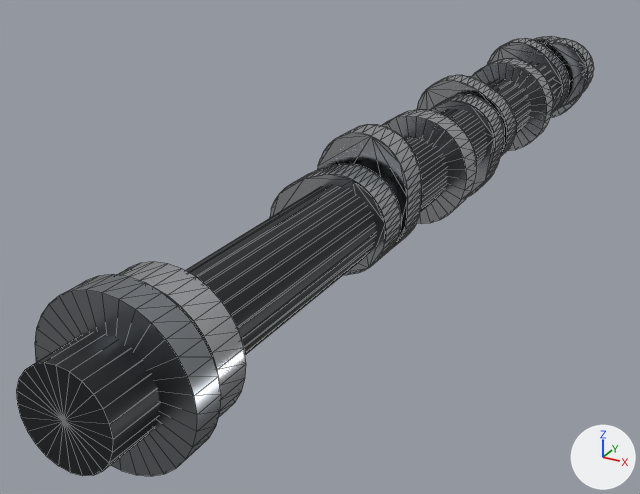
Before and after pictures for a commit that changed the glTF model porsche-911sc-engine/parts/camshaft-left.glb.
Before and after are seen from a camera (50 mm lens) standing at (-155.0, -366.0, 121.0) and looking at (-319.0, -68.0, -28.0). Every picture has the same lights, and +X, +Y and +Z are marked at lower right. The picture after the commit comes second. Mesh edges are drawn as thin lines. Where no turn or scale is listed for an object, it has been applied to the vertices. Vertices at exactly the same position are counted once.

The first picture shows 'camshaft-left:darkSteel', 'camshaft-left:polishedSteel', 'camshaft-left:steel'.
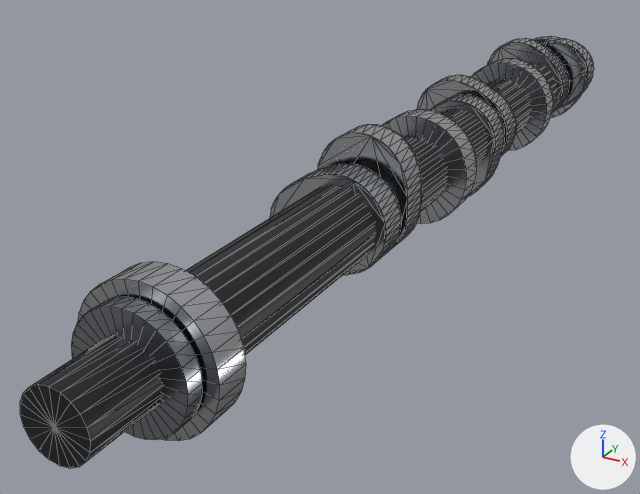
Where the newer file only moved an object's origin or applied its transform, the numbers keep the older frame.

Changed parts and their boxes (x1, y1, x2, y2) in the pictures (640 x 494 px):
'camshaft-left:darkSteel', reshaped, moved, rescaled: before (16, 62, 556, 476); after (20, 62, 556, 468)
'camshaft-left:steel', moved, rescaled (29% narrower, 29% shorter): before (35, 274, 221, 476); after (71, 297, 203, 440)

What the commit changed:
me_mesh_0 is used by ob_camshaft_left_darksteel; parent ob_camshaft_left; location (-292.0, -37.0, 0.0); scale (205.0, 205.0, 205.0).
me_mesh_0 had 50 vertices, 96 faces and spanned x -0.07..0.07, y -1.0..1.0, z -0.07..0.07.
me_mesh_0 now has 92 vertices, 176 faces and spans x -0.07..0.07, y -1.0..1.0, z -0.07..0.07.
Part 1, on me_mesh_0:
24 faces are deleted.
24 vertices in x -0.07..0.07, y -1.0, z -0.07..0.07 move by (0.0, 0.16, 0.0).
22 vertices are added at x -0.05..0.05, y -1.0..-0.84, z -0.05..0.05.
20 new vertices lie (0.0, 0.16, 0.0) away from vertices in x -0.05..0.05, y -1.0, z -0.05..0.05.
104 new faces join them.
me_mesh_2 is used by ob_camshaft_left_steel; location (-292.0, -220.0, 0.0).
me_mesh_2 had 66 vertices, 128 faces and spanned x -26.0..26.0, y -5.0..5.0, z -26.0..26.0.
me_mesh_2 now has 66 vertices, 128 faces and spans x -19.0..19.0, y 1.0..7.0, z -19.0..19.0.
me_mesh_2 part 2: the whole mesh is scaled about its middle by (0.731, 0.6, 0.731), then moved by (0.0, 4.0, 0.0).
Object 'camshaft-left:darkSteel' (ob_camshaft_left_darksteel) moves from (-292.0, -37.0, 0.0) to (-292.0, -38.5, 0.0).
Object 'camshaft-left:darkSteel' (ob_camshaft_left_darksteel) is rescaled from (205.0, 205.0, 205.0) to (206.0, 206.0, 206.0).
